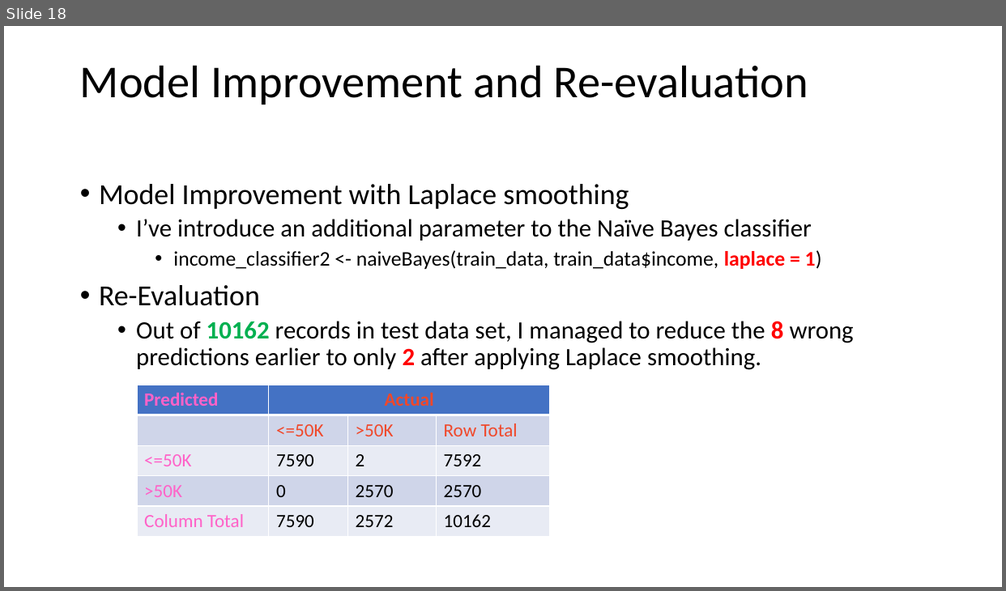
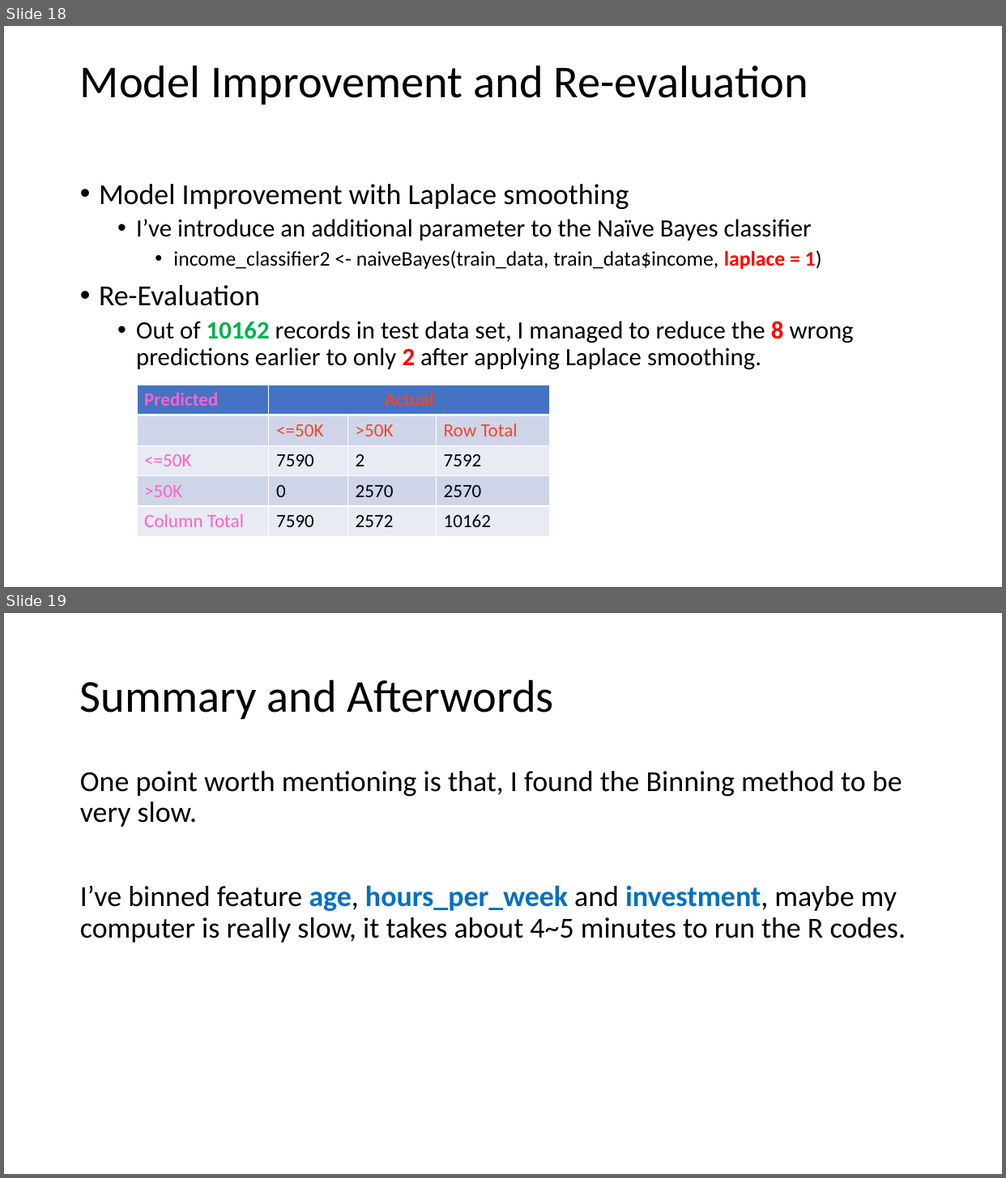
Before and after one commit to lifengzhi/msa_mh8101_or1_lp, a slide deck: mh8111_assignment/NaiveBayes.pptx. Shown one above the other, each under a label of ours: slide 18 before the commit, slides 18 and 19 after it. The pictures are 1006x591 and 1006x1178 pixels, drawn with LibreOffice and Linux fonts; fonts in the diff are those of the drawing. Boxes give left, top, right and bottom in pixels: in the first picture for what was removed or moved away, otherwise in the second. Text is boxed around its words. In the diff, an @@ line names an element or a change of style, - is before the commit and + after.

```diff
--- a/mh8111_assignment/NaiveBayes.pptx
+++ b/mh8111_assignment/NaiveBayes.pptx
@@ slide 19 added at (x1=4, y1=613, x2=1002, y2=1174), background #FFFFFF @@
@@ title added at (x1=80, y1=679, x2=554, y2=719), 44 pt, text #000000 @@
+Summary and Afterwords
@@ text added at (x1=80, y1=771, x2=906, y2=943), 28 pt, text #000000 @@
+One point worth mentioning is that, I found the Binning method to be very slow.
+I’ve binned feature age, hours_per_week and investment, maybe my computer is really slow, it takes about 4~5 minutes to run the R codes.
```
Also in this commit, not shown: 1 slide changed.
